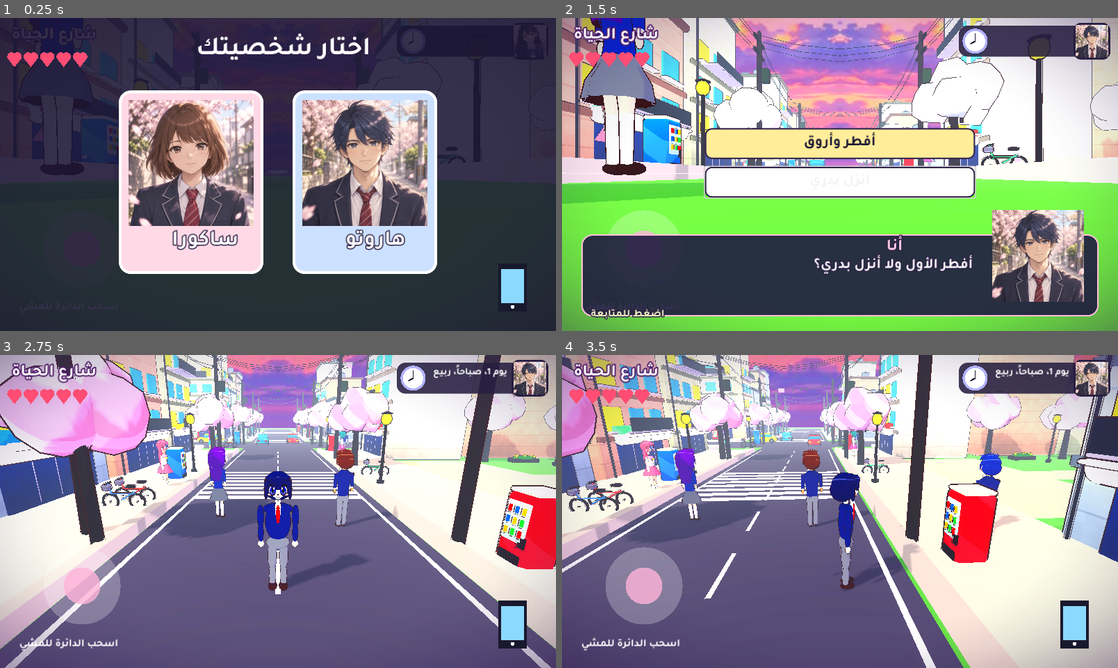
Above: before the commit, frames 1-4 (two rows, left to right).
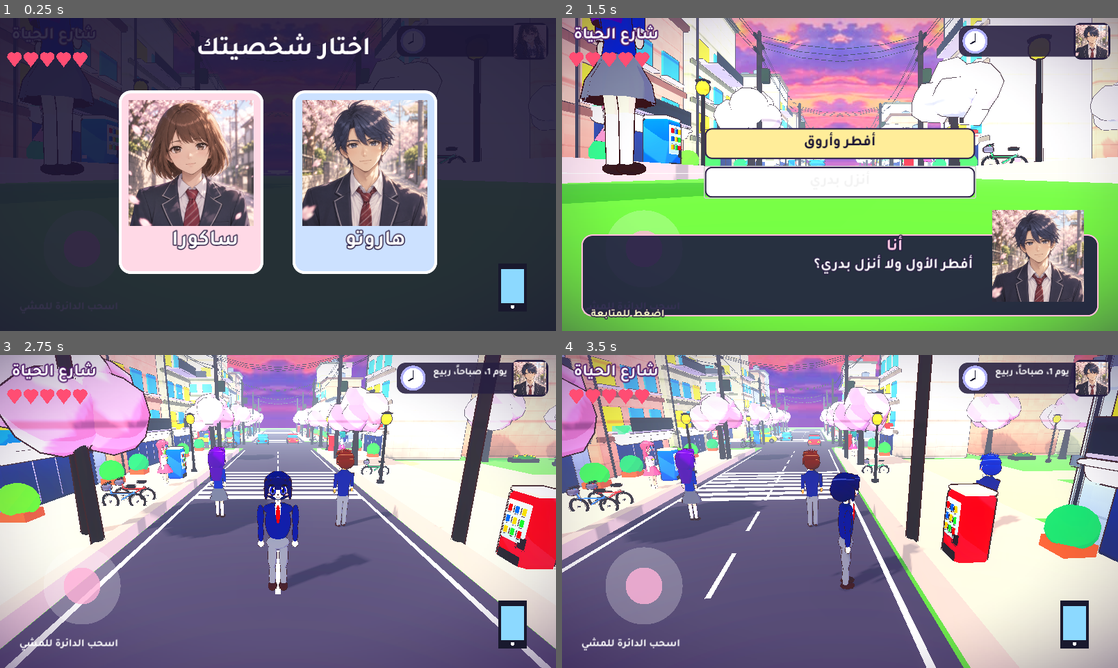
Above: after the commit, the same moments.

Repository: otakucoderstudio/anime-life-game
Game: Godot game, scene res://main.tscn
Same seed, same stepped clock (60 frames per second), same inputs: the game is played once before the commit and once after it.
Inputs (mouse positions are in pixels of both pictures, inside the frame that each line leads up to):
- Up to frame 1 (0.25 s): no input
- Up to frame 2 (1.5 s): tap Enter at 0.5 s; move the mouse to (962, 158) at 0.52 s; hold Right (ui_right) 0.53-1.25 s; click (962, 158) at 0.67 s; drag from (728, 190) to (812, 237) at 1.27 s
- Up to frame 3 (2.75 s): click "أفطر وأروق" at 2 s
- Up to frame 4 (3.5 s): move the mouse to (895, 442) at 2.77 s; hold Right (ui_right) from 2.78 s (still down)

The runs differ from the first frame. In frame 2, 0.9% of the frame differs, in the area x 0-100%, y 0-48%; in frame 3, 2.7%; in frame 4, 3.2%, in the area x 0-100%, y 0-67%.

Commit message:
Source for v3d-0.67: Planters with bushes and flowers along shops, floor ledge lines on buildings

Diff:
--- a/godot-3d/main.gd
+++ b/godot-3d/main.gd
@@ -238,6 +238,12 @@
 		tag(["コンビニ 24","ラーメン","本屋","カフェ"][kind%4],Vector3(fx-side*0.85,3.05,z),ry,0.011,Color(1,1,1),jp)
 		tag(["كونبيني ٢٤ ساعة","مطعم رامن","مكتبة","كافيه"][kind%4],Vector3(fx-side*0.85,2.5,z),ry,0.008,Color(1,0.95,0.7),ar)
 
+func planter(p:Vector3,i:int):
+	box(self,Vector3(0.9,0.5,0.9),Color(0.62,0.4,0.3),p+Vector3(0,0.25,0),false)
+	var gc:Color=[Color(0.3,0.68,0.34),Color(0.42,0.75,0.3),Color(0.25,0.6,0.4)][i%3]
+	mesh(self,sph(0.62),gc,p+Vector3(0,0.85,0),false,0.0)
+	if i%2==0: mesh(self,sph(0.14),[Color(1,0.5,0.7),Color(1,0.85,0.3),Color(1,1,1)][int(i/2)%3],p+Vector3(0.25,1.2,0.15),false,0.0)
+
 func building(side:int,z:float,h:float,c:Color,i:int):
 	var cols=[Color(0.95,0.3,0.3),Color(0.25,0.55,0.95),Color(0.35,0.75,0.5),Color(0.95,0.7,0.2)]
 	var kind:=i+(1 if side>0 else 0)
@@ -258,6 +264,8 @@
 			var z=-float(i)*9.5+4
 			building(side,z,h,cols[(i+(1 if side>0 else 0))%cols.size()],i)
 			shop(side,z,i+(1 if side>0 else 0))
+			planter(Vector3(side*9.1,0,z+3.2+float((i*3)%3)*0.4),i)
+			planter(Vector3(side*9.1,0,z-3.0),i+2)
 		sakura(Vector3(-5.9,0,-float(i)*9.5-1),i) if i%2==0 else null
 		if i%2==0: pglb("lamp",Vector3(5.7,0.1,-float(i)*9.5-8.6),0.0)
 		else: pglb("lamp",Vector3(-5.7,0.1,-float(i)*9.5-3.0),180.0)
--- a/godot-3d/prop.gdshader
+++ b/godot-3d/prop.gdshader
@@ -26,6 +26,10 @@
 	float broad = vn(vec2(wp.x+wp.z, wp.y)*0.22);
 	float fine = vn(vec2(wp.x+wp.z, wp.y)*1.7);
 	c *= 0.9 + 0.14*broad + 0.05*fine;
+	float fl = fract(wp.y/3.3);
+	float ledge = smoothstep(0.0,0.03,fl)*(1.0-smoothstep(0.05,0.09,fl));
+	c *= 1.0 - wall*ledge*0.22;
+	c *= 1.0 + wall*smoothstep(0.09,0.13,fl)*(1.0-smoothstep(0.13,0.17,fl))*0.0;
 	c *= mix(1.0, mix(0.78,1.0,smoothstep(0.0,3.0,wp.y)), wall);
 	if(COLOR.a >= 0.25 && COLOR.a < 0.75){
 		float g = smoothstep(0.0,14.0,wp.y);
